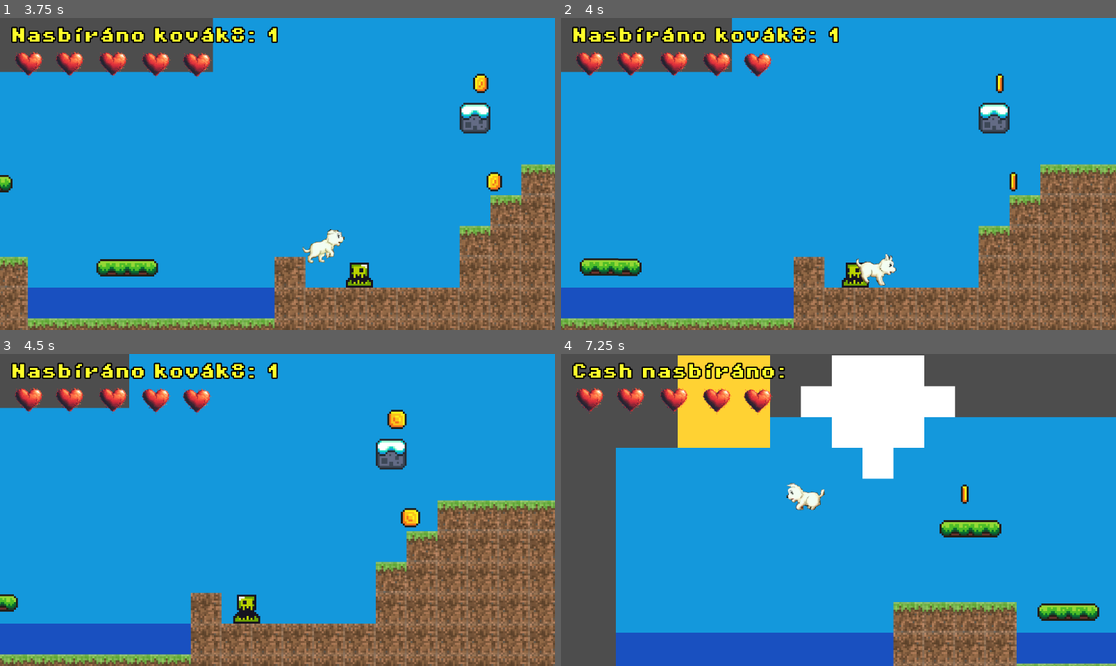
Above: before the commit, frames 1-4 (two rows, left to right).
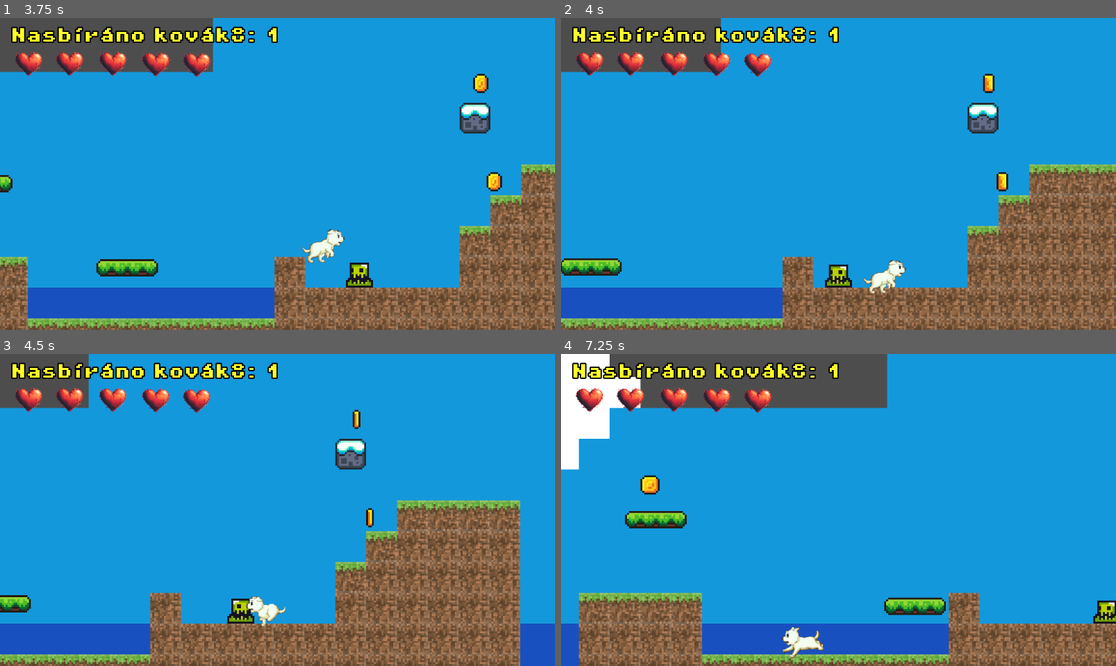
Above: after the commit, the same moments.

Repository: michlblan/AdvProgProjekt
Game: Godot game, scene res://screens/game.tscn
Two runs of this game, one before a commit and one after it. Both use one fixed random seed, a clock stepped at 60 frames per second and the inputs below.
Inputs:
- Up to frame 1 (3.75 s): hold Right (move_right) 0.53-2.03 s; tap Up (jump) at 0.77, 1.52, 3.02 s; hold Left (move_left) 2.03-2.78 s; hold Right (move_right) from 2.78 s (still down)
- Up to frame 2 (4 s): keep holding Right (move_right); tap Up (jump) at 3.77 s
- Up to frame 3 (4.5 s): release Right (move_right) at 4.28 s; hold Left (move_left) from 4.28 s (still down)
- Up to frame 4 (7.25 s): tap Up (jump) at 4.52, 6.02, 6.77 s; release Left (move_left) at 5.03 s; hold Right (move_right) 5.03-5.78 s; hold Left (move_left) from 5.78 s (still down)

Frame 1 is identical in both runs. In frame 2, 12% of the frame differs, in the area x 0-100%, y 0-100%; in frame 3, 19%; in frame 4, 44%.

Commit message:
Finally, clean implementation of damage intake
Still probably retarded as fuck but now it works and it will fucking work

Diff:
--- a/screens/game.tscn
+++ b/screens/game.tscn
@@ -1,6 +1,7 @@
 [gd_scene format=3 uid="uid://cn2wno6j8atjn"]
 
 [ext_resource type="PackedScene" uid="uid://p1meymxqti5t" path="res://screens/player.tscn" id="1_6ydpi"]
+[ext_resource type="Script" uid="uid://buq1ahvfluku1" path="res://scripts/game.gd" id="1_dpnst"]
 [ext_resource type="Script" uid="uid://bbc7084yv6r25" path="res://scripts/game_manager.gd" id="1_g7iek"]
 [ext_resource type="Texture2D" uid="uid://blq7wxgc2lodf" path="res://assets/sprites/world_tileset.png" id="2_3ciuf"]
 [ext_resource type="PackedScene" uid="uid://cf284tklgxne2" path="res://screens/platform.tscn" id="2_6nlyh"]
@@ -227,6 +228,7 @@
 }
 
 [node name="Game" type="Node2D" unique_id=1046953325]
+script = ExtResource("1_dpnst")
 
 [node name="GameManager" type="Node" parent="." unique_id=2101523186]
 unique_name_in_owner = true
--- a/screens/slime.tscn
+++ b/screens/slime.tscn
@@ -2,7 +2,6 @@
 
 [ext_resource type="Script" uid="uid://x2qyw8pf0d51" path="res://scripts/slime.gd" id="1_2o4uh"]
 [ext_resource type="Texture2D" uid="uid://dg222jll1li1t" path="res://assets/sprites/slime_green.png" id="1_u6q78"]
-[ext_resource type="PackedScene" uid="uid://cf13elubjqsd1" path="res://screens/killzone.tscn" id="2_2o4uh"]
 
 [sub_resource type="AtlasTexture" id="AtlasTexture_sbtdt"]
 atlas = ExtResource("1_u6q78")
@@ -43,7 +42,8 @@
 [sub_resource type="RectangleShape2D" id="RectangleShape2D_h5mf6"]
 size = Vector2(10, 12)
 
-[node name="Slime" type="Node2D" unique_id=36697994]
+[node name="Slime" type="Area2D" unique_id=1884523238]
+collision_mask = 2
 script = ExtResource("1_2o4uh")
 
 [node name="AnimatedSprite2D" type="AnimatedSprite2D" parent="." unique_id=514151835]
@@ -52,11 +52,8 @@
 autoplay = "default"
 frame_progress = 0.22455126
 
-[node name="Killzone" parent="." unique_id=1314519357 instance=ExtResource("2_2o4uh")]
-position = Vector2(0, -12)
-
-[node name="CollisionShape2D" type="CollisionShape2D" parent="Killzone" unique_id=410315319]
-position = Vector2(0, 6)
+[node name="CollisionShape2D" type="CollisionShape2D" parent="." unique_id=410315319]
+position = Vector2(0, -6)
 shape = SubResource("RectangleShape2D_h5mf6")
 
 [node name="rayCastRight" type="RayCast2D" parent="." unique_id=814360838]
@@ -66,3 +63,5 @@
 [node name="rayCastLeft" type="RayCast2D" parent="." unique_id=641655095]
 position = Vector2(0, -6)
 target_position = Vector2(-7, -1)
+
+[connection signal="body_entered" from="." to="." method="_on_body_entered"]
--- /dev/null
+++ b/scripts/game.gd
@@ -0,0 +1,9 @@
+extends Node2D
+
+@onready var player = $player
+@onready var enemy = $Slime
+
+# Called when the node enters the scene tree for the first time.
+func _ready() -> void:
+	enemy.playerHit.connect(player.takeDamage)
+	print("Connected")
--- a/scripts/player.gd
+++ b/scripts/player.gd
@@ -8,6 +8,13 @@
 	"""Plays character animation if it's not playing yet"""
 	if (player.animation != animation):
 		player.play(animation)
+
+
+
+func takeDamage(dmg :int):
+	print("Got dammage %s" % dmg)
+
+
 
 func _physics_process(delta: float) -> void:
 	var isOnFloor = is_on_floor()
--- a/scripts/slime.gd
+++ b/scripts/slime.gd
@@ -6,6 +6,9 @@
 @onready var rayCastRight = $rayCastRight
 @onready var rayCastLeft = $rayCastLeft
 @onready var animatedSprite = $AnimatedSprite2D
+
+signal playerHit(dmg :int)
+
 
 # Called every frame. 'delta' is the elapsed time since the previous frame.
 func _process(delta: float) -> void:
@@ -16,3 +19,8 @@
 		direction = 1
 		animatedSprite.flip_h = false
 	position.x += direction * SPEED * delta
+
+func _on_body_entered(_body: Node2D) -> void:
+	print("Body of slime entered")
+	playerHit.emit(1)
+	pass # Replace with function body.
Not shown, added: scripts/game.gd.uid
